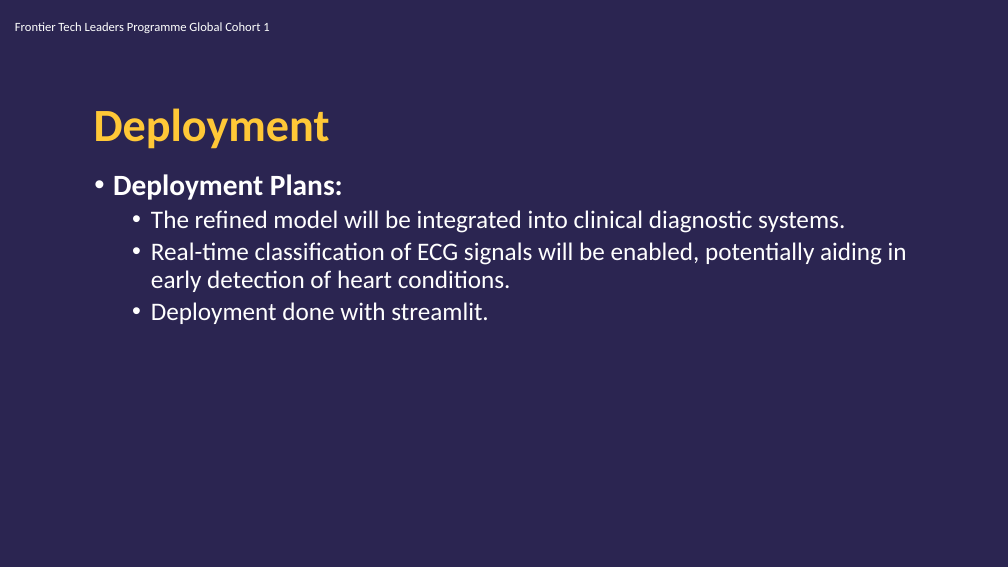
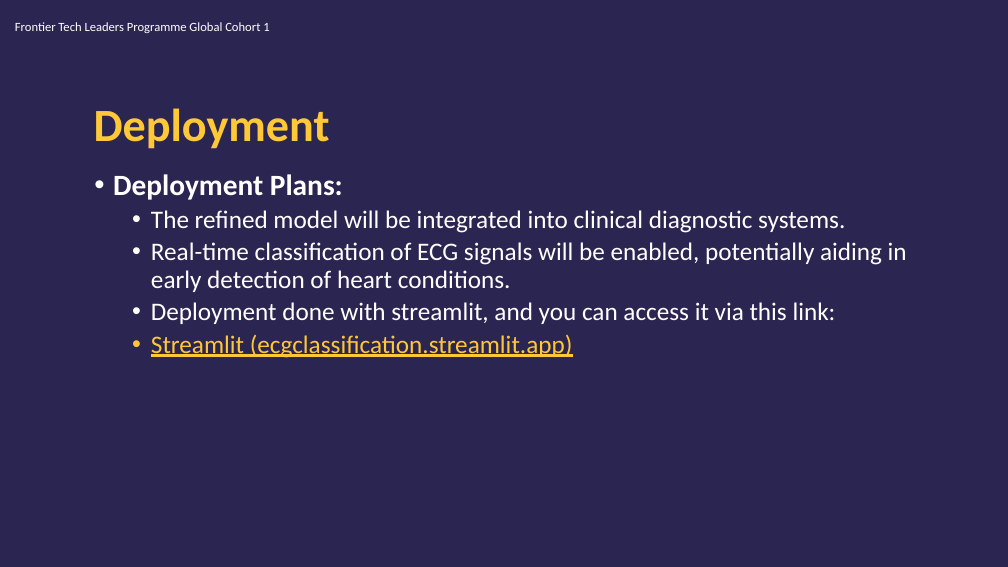
Before and after one commit to edasaruhan/FTL_Cohort3_Group12, a slide deck: slide 18 of Mosab_Aboidrees_Abdelrahman_Mohammed_Draft_Presentation.pptx (slide 17 before the commit). Drawn at 1008x567 pixels with LibreOffice and Linux fonts; fonts in the diff are those of the drawing; background and template pictures are left out. Boxes give left, top, right and bottom in pixels: in the first picture for what was removed or moved away, otherwise in the second. Text is boxed around its words. In the diff, an @@ line names an element or a change of style, - is before the commit and + after.

```diff
--- a/Mosab_Aboidrees_Abdelrahman_Mohammed_Draft_Presentation.pptx
+++ b/Mosab_Aboidrees_Abdelrahman_Mohammed_Draft_Presentation.pptx
@@ text at (x1=151, y1=302, x2=836, y2=358): text changed @@
-  • Deployment done with streamlit.
+  • Deployment done with streamlit, and you can access it via this link:
+  • Streamlit (ecgclassification.streamlit.app)
```
Also in this commit, not shown: 5 other slides changed, 2 slides added, 1 slide removed.
